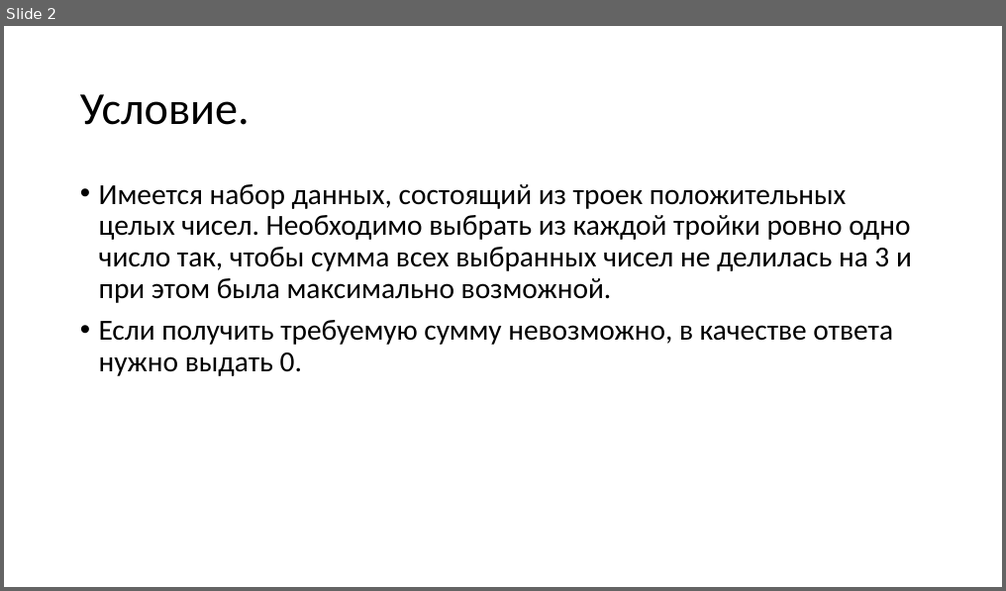
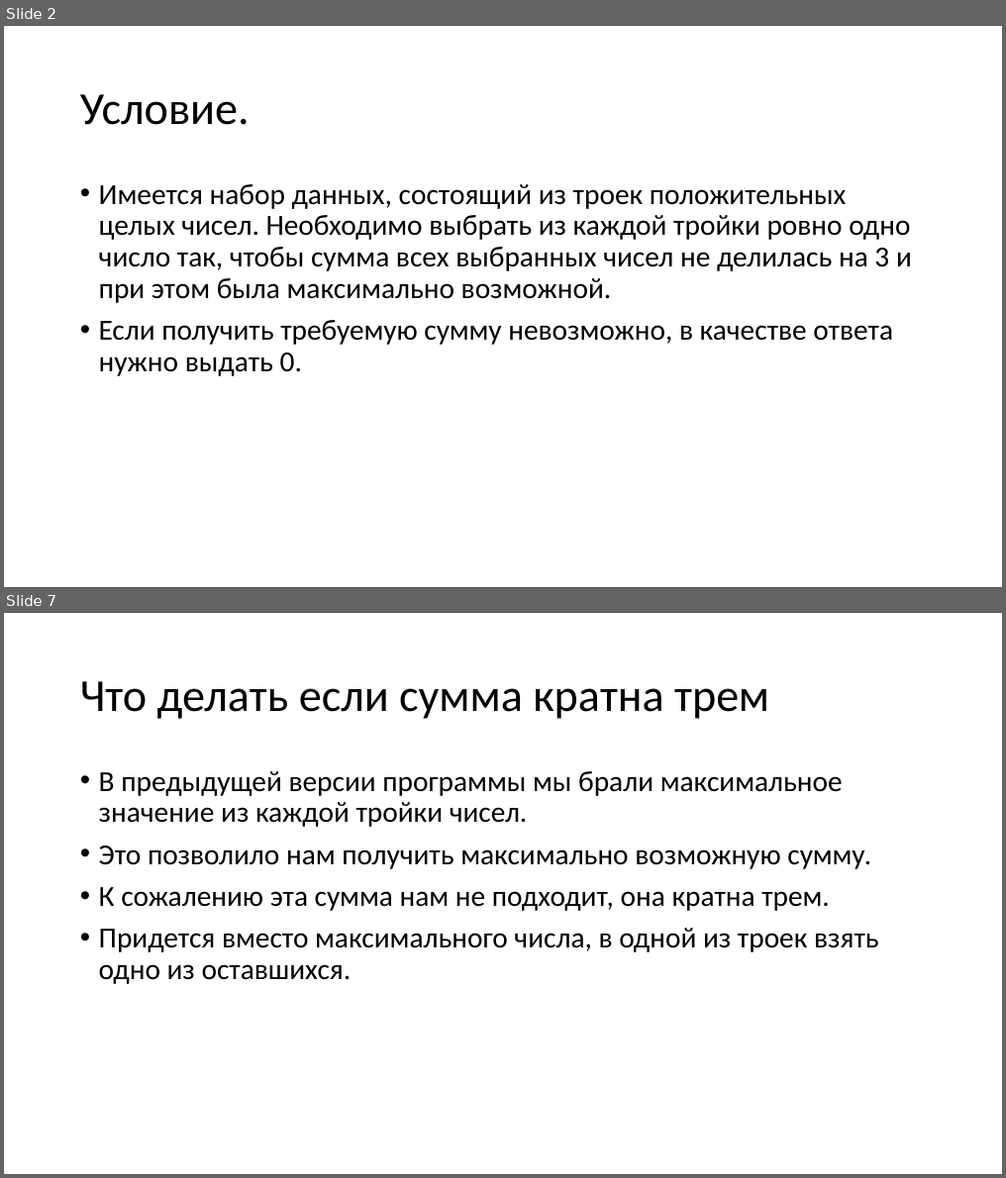
Before and after one commit to Mx-Wolf/usecs, a slide deck: pp/2018-10-01-27-b.pptx. Shown one above the other, each under a label of ours: slide 2 before the commit, slides 2 and 7 after it; the slides between them are not shown. The pictures are 1006x591 and 1006x1178 pixels, drawn with LibreOffice and Linux fonts; fonts in the diff are those of the drawing. Boxes give left, top, right and bottom in pixels: in the first picture for what was removed or moved away, otherwise in the second. Text is boxed around its words. In the diff, an @@ line names an element or a change of style, - is before the commit and + after.

```diff
--- a/pp/2018-10-01-27-b.pptx
+++ b/pp/2018-10-01-27-b.pptx
@@ slide 7 added at <box>4,613,1002,1174</box>, background #FFFFFF @@
@@ title added at <box>80,681,769,719</box>, 44 pt, text #000000 @@
+Что делать если сумма кратна трем
@@ text added at <box>99,771,879,984</box>, 28 pt, text #000000 @@
+• В предыдущей версии программы мы брали максимальное значение из каждой тройки чисел.
+• Это позволило нам получить максимально возможную сумму.
+• К сожалению эта сумма нам не подходит, она кратна трем.
+• Придется вместо максимального числа, в одной из троек взять одно из оставшихся.
```
Also in this commit, not shown: 1 slide changed, 6 other slides added.
